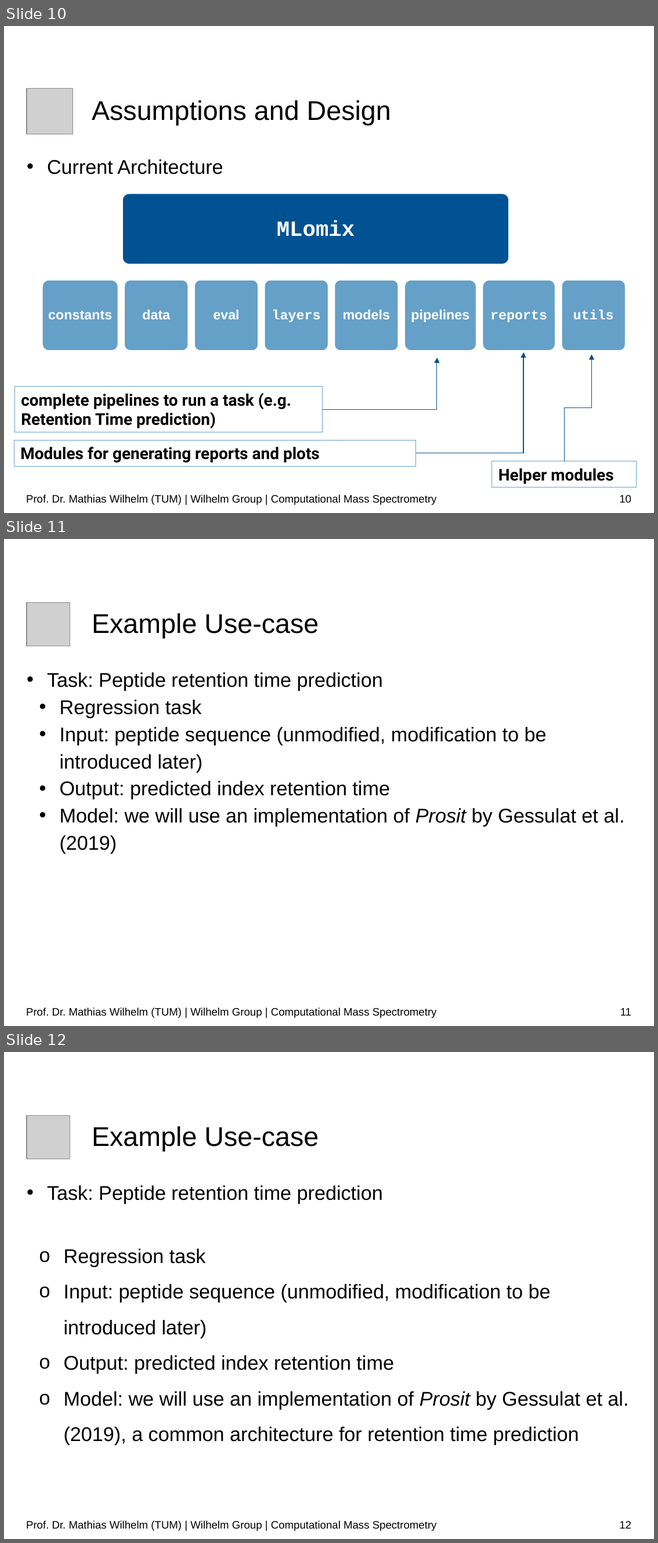
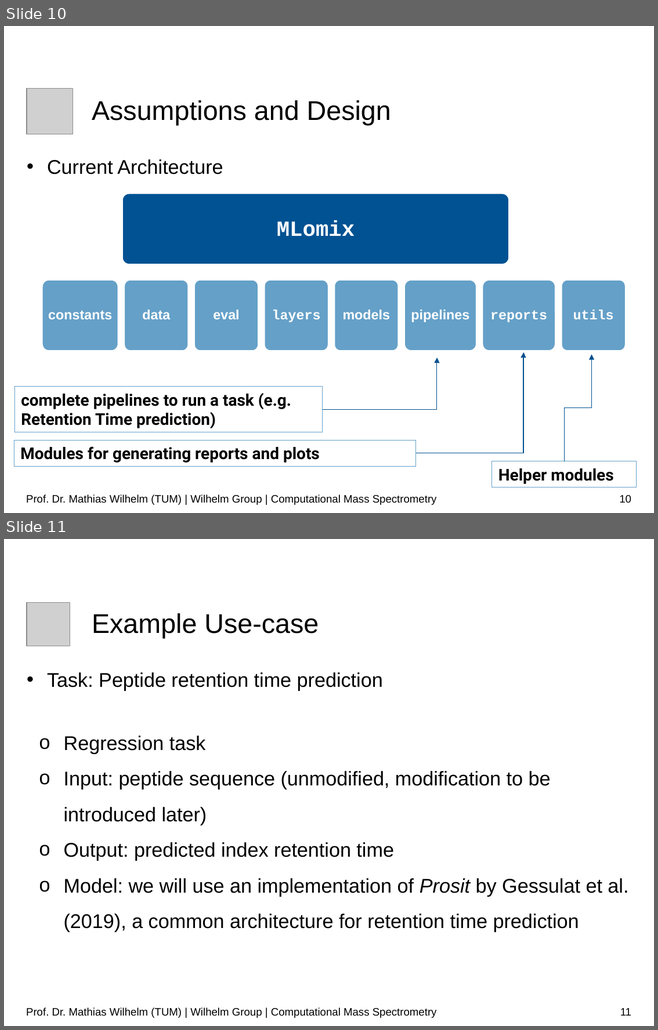
Before and after one commit to wilhelm-lab/dlomix-resources, a slide deck: 01_Intro_Slides_SummerSchool_Sep21.pptx. Shown one above the other, each under a label of ours: slides 10, 11 and 12 before the commit, slides 10 and 11 after it. The pictures are 658x1543 and 658x1030 pixels, drawn with LibreOffice and Linux fonts; fonts in the diff are those of the drawing; grey boxes stand for pictures; background and template pictures are left out. Boxes give left, top, right and bottom in pixels: in the first picture for what was removed or moved away, otherwise in the second. Text is boxed around its words. In the diff, an @@ line names an element or a change of style, - is before the commit and + after.

```diff
--- a/01_Intro_Slides_SummerSchool_Sep21.pptx
+++ b/01_Intro_Slides_SummerSchool_Sep21.pptx
@@ slide 11 removed at [4,539,654,1026], background #FFFFFF @@
@@ picture removed at [27,603,70,646] @@
@@ title removed at [92,613,318,638] @@
-Example Use-case
@@ text removed at [47,672,624,854] @@
-• Task: Peptide retention time prediction
-  • Regression task
-  • Input: peptide sequence (unmodified, modification to be introduced later)
-  • Output: predicted index retention time
-  • Model: we will use an implementation of Prosit by Gessulat et al. (2019)
@@ text removed at [26,1008,437,1018] @@
-Prof. Dr. Mathias Wilhelm (TUM) | Wilhelm Group | Computational Mass Spectrometry
@@ page number removed at [620,1008,631,1016] @@
-11
@@ what was slide 12 is now slide 11 @@
@@ page number at [620,1008,631,1016]: text changed @@
-12
+11
```
Also in this commit, not shown: 1 slide changed.
